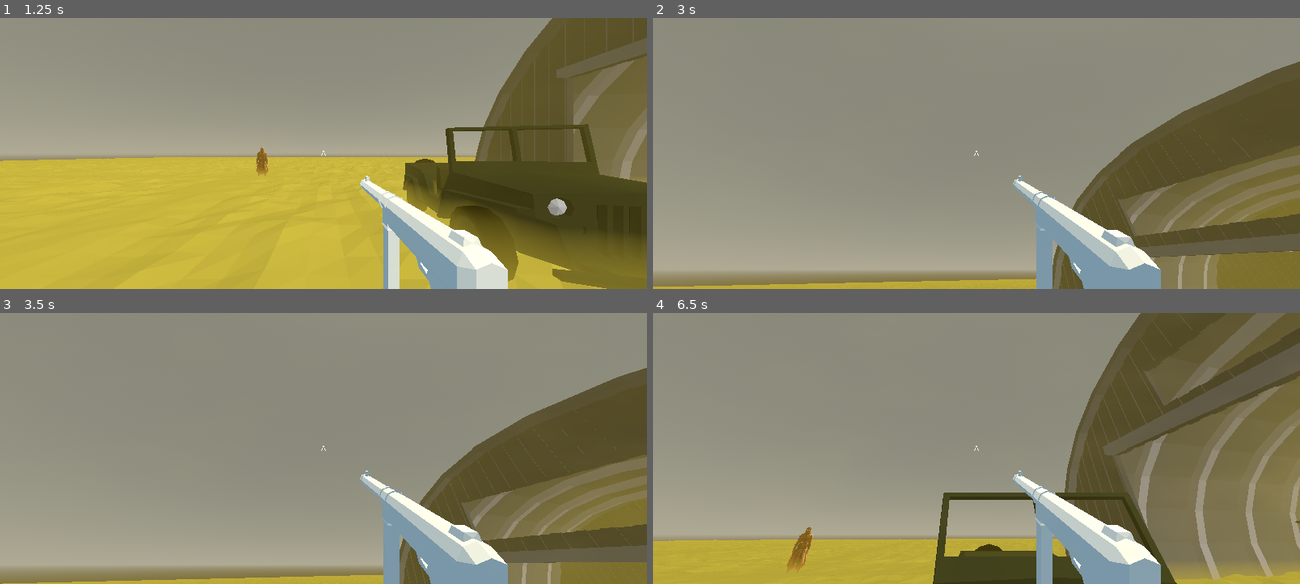
Above: before the commit, frames 1-4 (two rows, left to right).
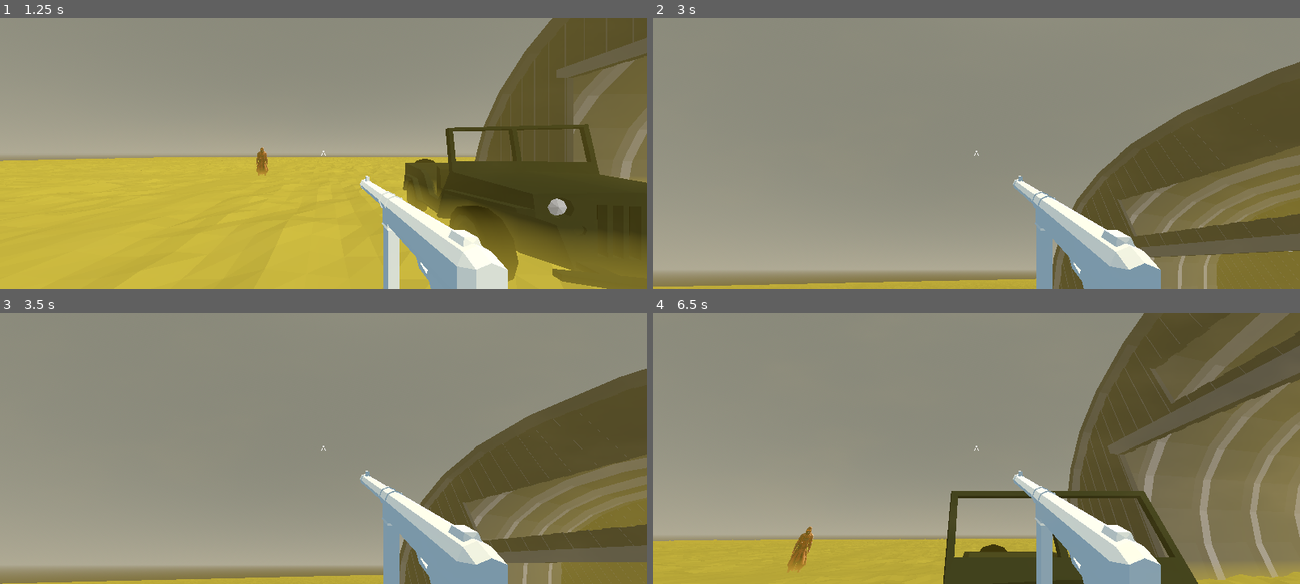
Above: after the commit, the same moments.

Repository: dinazaber/Desolate-Delivery
Game: Godot game, scene res://Scenes/MainMenu.tscn
Two runs of this game, one before a commit and one after it. Both use one fixed random seed, a clock stepped at 60 frames per second and the inputs below.
Inputs (mouse positions are in pixels of both pictures, inside the frame that each line leads up to):
- Up to frame 1 (1.25 s): click "Start" at 0.5 s
- Up to frame 2 (3 s): tap Enter at 1.25 s; move the mouse to (1118, 139) at 1.27 s; press the mouse at (1118, 139) at 1.28 s; tap D (D) at 1.35 s; move the mouse to (944, 153) at 2.02 s; release the mouse at (944, 153) at 2.03 s; click (944, 153) at 2.1 s; tap S (S) at 2.3, 2.85 s; tap Space (Space) at 2.75 s; move the mouse to (989, 148) at 2.77 s
- Up to frame 3 (3.5 s): tap W (W) at 3.05 s
- Up to frame 4 (6.5 s): move the mouse to (970, 453) at 3.52 s; tap W (W) at 3.6, 6.05 s; tap D (D) at 3.8, 5.85 s; move the mouse to (1021, 451) at 4.27 s; press the mouse at (1021, 451) at 4.28 s; tap A (A) at 4.35 s; move the mouse to (924, 445) at 5.02 s; release the mouse at (924, 445) at 5.03 s; tap Ctrl (Ctrl) at 5.1 s; tap S (S) at 5.3 s; move the mouse to (982, 448) at 5.77 s

Frame 1 is identical in both runs. In frame 2, 0.4% of the frame differs, in the area x 6-100%, y 16-100%; in frame 3, 0.8%; in frame 4, 6.7%, in the area x 20-100%, y 0-100%.

Commit message:
bullet trails and particles
ADDITIONS:
> bullet trails (smg only)
> particles (they look worse than a troglodytes ass - don't use)

RELATED TODOs:
> make the off-hand shotgun fire smoke particles - it will look as if its a pressure engaged gun - which would explain the movement mechanic.
(totally not because I don't want to make more bullet traces)

Diff:
--- /dev/null
+++ b/Scenes/BulletTrail.tscn
@@ -0,0 +1,88 @@
+[gd_scene format=3 uid="uid://dda1n2xpc62v2"]
+
+[ext_resource type="Script" uid="uid://cf0wjab85rvep" path="res://Scripts/BulletTrail.gd" id="1_u7ny6"]
+
+[sub_resource type="StandardMaterial3D" id="StandardMaterial3D_bvv61"]
+transparency = 1
+albedo_color = Color(0, 0.66018915, 0.66351515, 1)
+emission_enabled = true
+emission = Color(0.9215656, 0.61569667, 7.70092e-07, 1)
+emission_energy_multiplier = 5.0
+grow_amount = 0.2
+
+[sub_resource type="StandardMaterial3D" id="StandardMaterial3D_u7ny6"]
+albedo_color = Color(0.5333242, 1.0949746e-06, 2.8878452e-07, 1)
+roughness = 0.1
+emission_enabled = true
+emission = Color(0.30110523, 3.5195612e-07, 9.62615e-08, 1)
+emission_energy_multiplier = 0.5
+
+[sub_resource type="Curve" id="Curve_bvv61"]
+_data = [Vector2(0, 0.49438208), 0.0, 0.0, 0, 0, Vector2(1, 0), 0.0, 0.0, 0, 0]
+point_count = 2
+
+[sub_resource type="CurveTexture" id="CurveTexture_qeip8"]
+curve = SubResource("Curve_bvv61")
+
+[sub_resource type="ParticleProcessMaterial" id="ParticleProcessMaterial_nam17"]
+direction = Vector3(0, 0, -1)
+spread = 60.0
+initial_velocity_min = 2.0
+initial_velocity_max = 4.0
+scale_curve = SubResource("CurveTexture_qeip8")
+
+[sub_resource type="SphereMesh" id="SphereMesh_o4h6r"]
+radius = 0.05
+height = 0.1
+
+[sub_resource type="StandardMaterial3D" id="StandardMaterial3D_wu0c8"]
+albedo_color = Color(0.9607843, 0.8980392, 0, 1)
+emission_enabled = true
+emission = Color(0.9607843, 0.8980392, 0, 1)
+emission_energy_multiplier = 5.0
+
+[sub_resource type="Curve" id="Curve_551qq"]
+_data = [Vector2(0, 0.20224726), 0.0, 0.0, 0, 0, Vector2(1, 0), 0.0, 0.0, 0, 0]
+point_count = 2
+
+[sub_resource type="CurveTexture" id="CurveTexture_7fvru"]
+curve = SubResource("Curve_551qq")
+
+[sub_resource type="ParticleProcessMaterial" id="ParticleProcessMaterial_rmfpj"]
+direction = Vector3(0, 0, -1)
+initial_velocity_min = 3.0
+initial_velocity_max = 6.0
+scale_curve = SubResource("CurveTexture_7fvru")
+
+[sub_resource type="SphereMesh" id="SphereMesh_v1ux6"]
+radius = 0.03
+height = 0.06
+
+[node name="BulletTrail" type="MeshInstance3D" unique_id=369587334]
+material_override = SubResource("StandardMaterial3D_bvv61")
+script = ExtResource("1_u7ny6")
+
+[node name="Timer" type="Timer" parent="." unique_id=1296947571]
+one_shot = true
+autostart = true
+
+[node name="blood" type="GPUParticles3D" parent="." unique_id=1108053934]
+material_override = SubResource("StandardMaterial3D_u7ny6")
+emitting = false
+amount = 16
+one_shot = true
+explosiveness = 1.0
+process_material = SubResource("ParticleProcessMaterial_nam17")
+draw_pass_1 = SubResource("SphereMesh_o4h6r")
+
+[node name="terrain" type="GPUParticles3D" parent="." unique_id=1197159040]
+material_override = SubResource("StandardMaterial3D_wu0c8")
+emitting = false
+amount = 18
+lifetime = 0.6
+one_shot = true
+explosiveness = 1.0
+process_material = SubResource("ParticleProcessMaterial_rmfpj")
+draw_pass_1 = SubResource("SphereMesh_v1ux6")
+
+[connection signal="timeout" from="Timer" to="." method="_on_timer_timeout"]
--- a/Scenes/Player.tscn
+++ b/Scenes/Player.tscn
@@ -55,6 +55,9 @@
 transform = Transform3D(-4.371213e-08, -5.1691977e-11, 1, 9.313226e-10, 1, 5.169202e-11, -1, 9.313226e-10, -4.371213e-08, 0, 0, 0)
 target_position = Vector3(75, 0, 0)
 collision_mask = 2
+
+[node name="RayEnd" type="Node3D" parent="PlayerCamera" unique_id=1446836339]
+transform = Transform3D(-4.371213e-08, -5.1691977e-11, 1, 9.313226e-10, 1, 5.169202e-11, -1, 9.313226e-10, -4.371213e-08, 0, 0.005, -75)
 
 [node name="PauseMenu" type="Control" parent="." unique_id=877245422 node_paths=PackedStringArray("hud")]
 process_mode = 3
--- a/Scenes/Weapons.tscn
+++ b/Scenes/Weapons.tscn
@@ -100,3 +100,9 @@
 transform = Transform3D(0.8, 0, 0, 0, 0.8, 0, 0, 0, 0.8, 0, 0, -6.9138155)
 visible = false
 mesh = SubResource("PlaneMesh_ovc61")
+
+[node name="barrel_pos" type="Node3D" parent="." unique_id=576063553]
+transform = Transform3D(1, 0, 0, 0, 1, 0, 0, 0, 1, 0, 0, -7.036301)
+
+[node name="barrel_end" type="Node3D" parent="." unique_id=332961035]
+transform = Transform3D(1, 0, 0, 0, 1, 0, 0, 0, 1, 0, 0, -1000)
--- /dev/null
+++ b/Scripts/BulletTrail.gd
@@ -0,0 +1,41 @@
+extends MeshInstance3D
+
+var alpha = 1.0
+
+@onready var blood = $blood
+@onready var terrain = $terrain
+
+# Called when the node enters the scene tree for the first time.
+func _ready() -> void:
+	var dup_mat = material_override.duplicate()
+	material_override = dup_mat
+
+
+func init(pos1, pos2): # barrel pos, hit pos
+	var draw_mesh = ImmediateMesh.new()
+	mesh = draw_mesh
+	draw_mesh.surface_begin(Mesh.PRIMITIVE_LINES, material_override)
+	draw_mesh.surface_add_vertex(pos1)
+	draw_mesh.surface_add_vertex(pos2)
+	draw_mesh.surface_end()
+
+
+# Called every frame. 'delta' is the elapsed time since the previous frame.
+func _process(delta: float) -> void:
+	alpha -= delta * 4.0
+	material_override.albedo_color.a = alpha
+
+
+func trigger_particles(pos, gun_pos, on_enemy):
+	if on_enemy:
+		blood.position = pos
+		blood.look_at(gun_pos)
+		blood.emitting = true
+	else:
+		terrain.position = pos
+		terrain.look_at(gun_pos)
+		terrain.emitting = true
+
+
+func _on_timer_timeout() -> void:
+	queue_free()
--- a/Scripts/Player.gd
+++ b/Scripts/Player.gd
@@ -32,22 +32,34 @@
 @export var jump_speed = 10
 @export var slam_speed = -30
 
+
 #gun stats
 @export var smg_damage = 15
 @export var quickDraw_damage = 70
 
 @export var slam_damage = 40
 
+
+#bullets
+var bullet_trail = load("res://Scenes/BulletTrail.tscn")
+var instance
+
+
 #guns
 @onready var smg_anim = $PlayerCamera/Weapon/AnimationPlayer
 @onready var smg_ray = $PlayerCamera/Weapon/RayCast3D
+@onready var smg_barrel = $PlayerCamera/Weapon/barrel_pos
+@onready var smg_rayEnd = $PlayerCamera/Weapon/barrel_end
+
 @onready var quickDraw_anim = $PlayerCamera/OffHandShotgun/AnimationPlayer
 @onready var quickDraw_ray = $PlayerCamera/OffHandShotgun/RayCast3D
 
 @onready var slam_area = $GroundSlam
 
+
 #UI
 @onready var crosshair = $HUD/crosshair
+
 
 
 func InteriorEnter(metaData: Variant) -> void:
@@ -181,8 +193,8 @@
 			velocity.z = lerp(velocity.z, direction.z * speed, delta * 5.0)
 
 	else: # airborne speed
-		velocity.x = lerp(velocity.x, direction.x * speed, delta * 0.7)
-		velocity.z = lerp(velocity.z, direction.z * speed, delta * 0.7)
+		velocity.x = lerp(velocity.x, direction.x * speed, delta * 1.5)
+		velocity.z = lerp(velocity.z, direction.z * speed, delta * 1.5)
 
 	move_and_slide()
 
@@ -197,12 +209,21 @@
 	player_health -= recieved_damage
 	checkLifeLine()
 
-func shoot_smg():
+func shoot_smg(): # Double ashtagged lines are particles, they look like shit - don't enable
 	if !smg_anim.is_playing():
 		smg_anim.play("Shoot")
+		instance = bullet_trail.instantiate()
 		if smg_ray.is_colliding():
+			instance.init(smg_barrel.global_position, smg_ray.get_collision_point())
+			# # get_parent().add_child(instance)
 			if smg_ray.get_collider().is_in_group("Enemy"):
 				smg_ray.get_collider().hit(smg_damage, "player")
+				# # instance.trigger_particles(smg_ray.get_collision_point(), smg_barrel.global_position, true)
+			# # else:
+				# # instance.trigger_particles(smg_ray.get_collision_point(), smg_barrel.global_position, false)
+		else:
+			instance.init(smg_barrel.global_position, smg_rayEnd.global_position)
+		get_parent().add_child(instance)
 
 func shoot_offHandShotgun():
 	if !quickDraw_anim.is_playing():
Not shown, added: Scripts/BulletTrail.gd.uid
